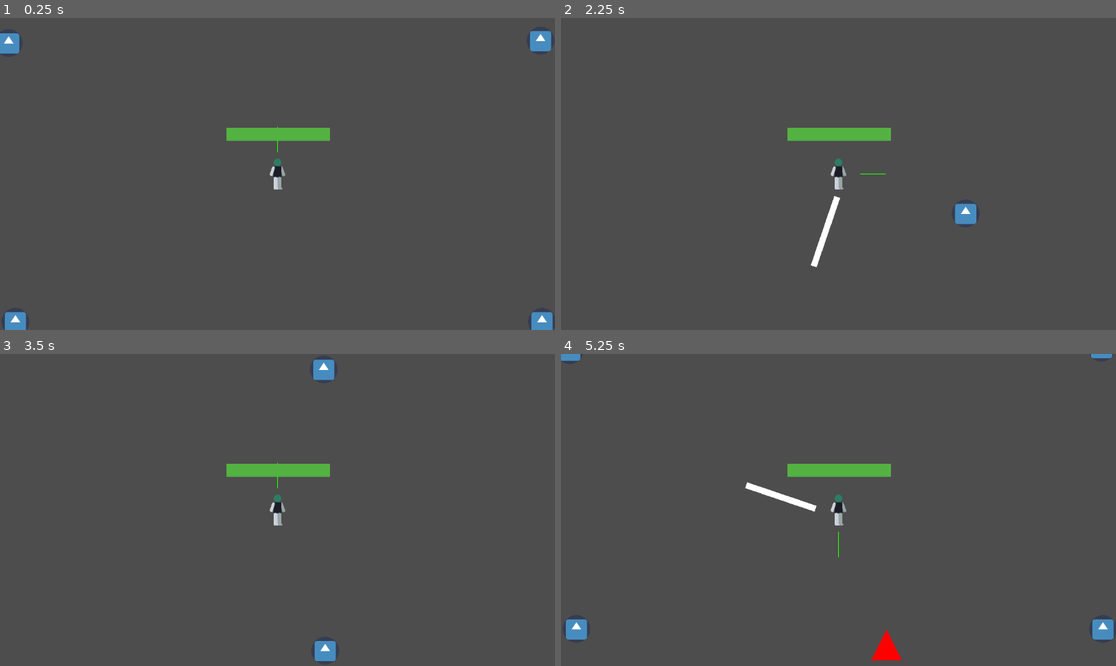
Above: before the commit, frames 1-4 (two rows, left to right).
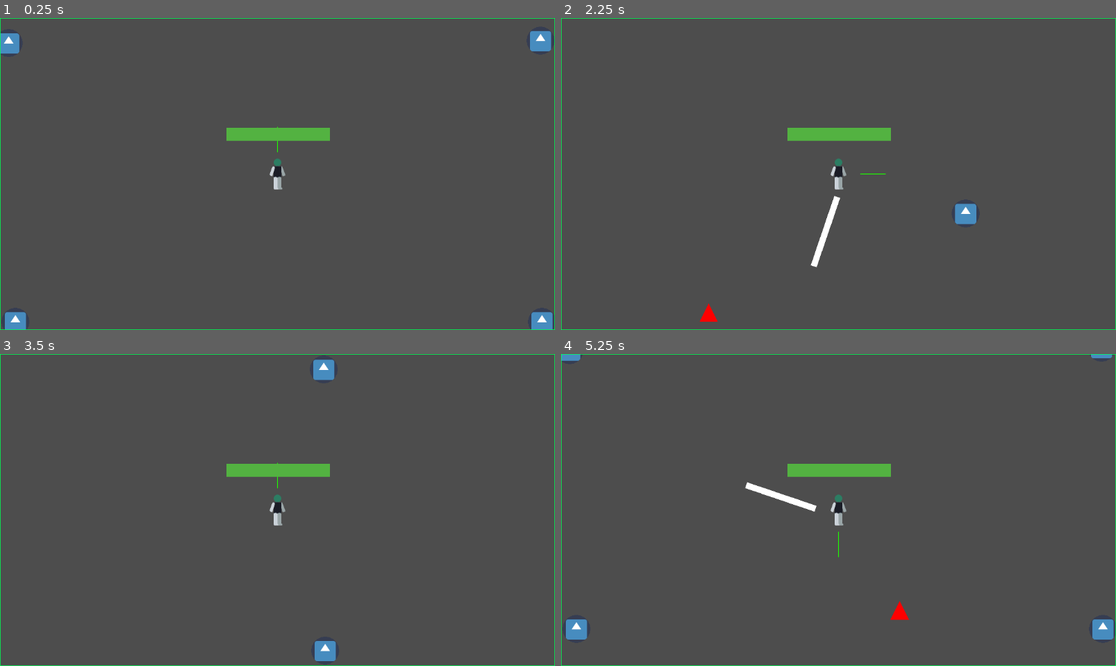
Above: after the commit, the same moments.

Repository: shendru/godot-course-overload
Game: Godot game, scene res://scenes/level.tscn
The game is run twice, just before and just after one commit, with the same random seed, the same clock (stepped at 60 frames per second) and the same inputs. The engine's default icon, where the game draws it, is replaced by a stand-in: a white triangle on a blue panel in a dark square.
Inputs:
- Up to frame 1 (0.25 s): no input
- Up to frame 2 (2.25 s): tap Enter at 0.5 s; hold D (move_right) 0.53-1.28 s; hold S (move_down) 1.28-2.03 s; hold D (move_right) from 2.03 s (still down)
- Up to frame 3 (3.5 s): release D (move_right) at 2.78 s; hold W (move_up) from 2.78 s (still down)
- Up to frame 4 (5.25 s): release W (move_up) at 3.53 s; hold A (move_left) 3.53-5.03 s; hold S (move_down) from 5.03 s (still down)

The runs differ from the first frame. In frame 1, 0.7% of the frame differs, in the area x 0-100%, y 0-100%; in frame 2, 0.8%; in frame 3, 0.7%; in frame 4, 1.1%.

Commit message:
Start of the major changes

Diff:
--- a/project.godot
+++ b/project.godot
@@ -14,6 +14,10 @@
 run/main_scene="res://scenes/level.tscn"
 config/features=PackedStringArray("4.3", "Forward Plus")
 config/icon="res://icon.svg"
+
+[display]
+
+window/size/mode=3
 
 [input]
 
--- a/scenes/enemy.tscn
+++ b/scenes/enemy.tscn
@@ -10,7 +10,7 @@
 shader_parameter/damage_effect = 0.0
 
 [sub_resource type="CircleShape2D" id="CircleShape2D_gmke4"]
-radius = 18.4391
+radius = 12.0416
 
 [node name="enemy" type="CharacterBody2D"]
 collision_layer = 2
@@ -20,7 +20,8 @@
 
 [node name="Sprite2D" type="Sprite2D" parent="."]
 material = SubResource("ShaderMaterial_3btu3")
-scale = Vector2(0.5, 0.5)
+position = Vector2(0, -8)
+scale = Vector2(0.3, 0.3)
 texture = ExtResource("2_ixevy")
 
 [node name="CollisionShape2D" type="CollisionShape2D" parent="."]
--- a/scenes/level.tscn
+++ b/scenes/level.tscn
@@ -1,8 +1,9 @@
-[gd_scene load_steps=5 format=3 uid="uid://dkvosfvk83xh5"]
+[gd_scene load_steps=6 format=3 uid="uid://dkvosfvk83xh5"]
 
 [ext_resource type="PackedScene" uid="uid://b2mpoyrqvhadb" path="res://scenes/player.tscn" id="1_ajxwd"]
 [ext_resource type="Script" path="res://scripts/level.gd" id="1_qwb4s"]
 [ext_resource type="PackedScene" uid="uid://b8lbnwk4jlkb" path="res://scenes/rock.tscn" id="3_2an5l"]
+[ext_resource type="Script" path="res://scenes/spawner.gd" id="4_3gdor"]
 
 [sub_resource type="Curve2D" id="Curve2D_3kcsj"]
 _data = {
@@ -33,17 +34,18 @@
 position = Vector2(575, 314)
 speed = 300.0
 
-[node name="Path2D" type="Path2D" parent="player"]
-position = Vector2(-532, -322)
+[node name="Spawner" type="Path2D" parent="player"]
 curve = SubResource("Curve2D_3kcsj")
+script = ExtResource("4_3gdor")
 
-[node name="PathFollow2D" type="PathFollow2D" parent="player/Path2D"]
+[node name="PathFollow2D" type="PathFollow2D" parent="player/Spawner"]
 unique_name_in_owner = true
 position = Vector2(895.989, -67.7113)
 rotation = 0.00230946
 progress = 990.99
 
-[node name="Line2D" type="Line2D" parent="player/Path2D"]
+[node name="spawnLine" type="Line2D" parent="player/Spawner"]
+unique_name_in_owner = true
 points = PackedVector2Array(-101, -66, 1193, -66, 1193, 729, -101, 729, -101, -66)
 width = 2.0
 default_color = Color(0, 1, 0.333333, 1)
--- a/scenes/player.tscn
+++ b/scenes/player.tscn
@@ -26,6 +26,7 @@
 texture = ExtResource("2_h012a")
 
 [node name="CollisionShape2D" type="CollisionShape2D" parent="."]
+light_mask = 0
 shape = SubResource("CapsuleShape2D_y5sbg")
 
 [node name="Camera2D" type="Camera2D" parent="."]
--- /dev/null
+++ b/scenes/spawner.gd
@@ -0,0 +1,38 @@
+extends Path2D
+
+@onready var line_2d = %spawnLine  # Ensure Line2D is inside Path2D
+
+func _ready():
+	adjust_path_to_screen()
+	update_line2d()
+
+func adjust_path_to_screen():
+	var screen_size = get_viewport_rect().size  # Get screen dimensions
+	position.x = -(screen_size.x / 2)
+	position.y = -(screen_size.y / 2)
+	curve.clear_points()  # Clear existing curve points
+
+	# Define new points for a rectangle covering the screen
+	curve.add_point(Vector2(0, 0))  # Top-left
+	curve.add_point(Vector2(screen_size.x, 0))  # Top-right
+	curve.add_point(Vector2(screen_size.x, screen_size.y))  # Bottom-right
+	curve.add_point(Vector2(0, screen_size.y))  # Bottom-left
+	curve.add_point(Vector2(0, 0))  # Close the shape
+
+	print("Path2D resized to screen:", screen_size)
+
+func update_line2d():
+	if not curve:
+		print("No curve found!")
+		return
+
+	var points = []
+	for i in range(curve.get_point_count()):
+		points.append(curve.get_point_position(i))
+
+	if line_2d:
+		line_2d.points = points  # Apply points to Line2D
+		line_2d.queue_redraw()  # Force visual update
+		print("Updated Line2D with", len(points), "points")
+	else:
+		print("Line2D node not found!")
